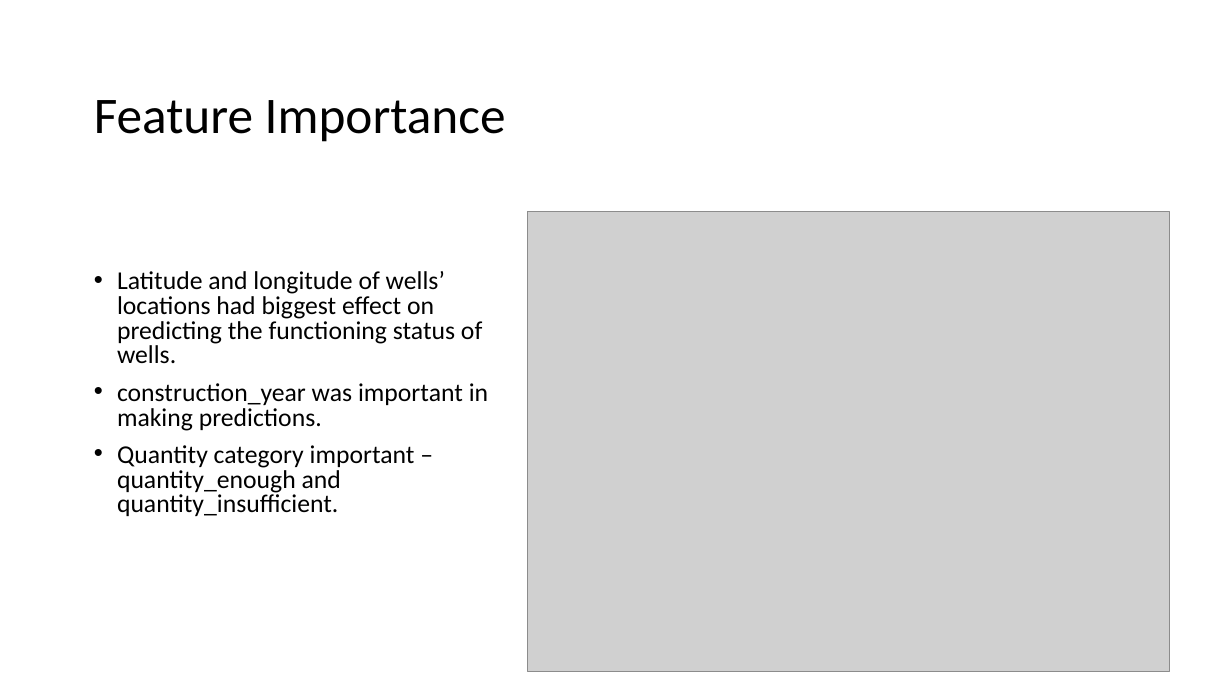
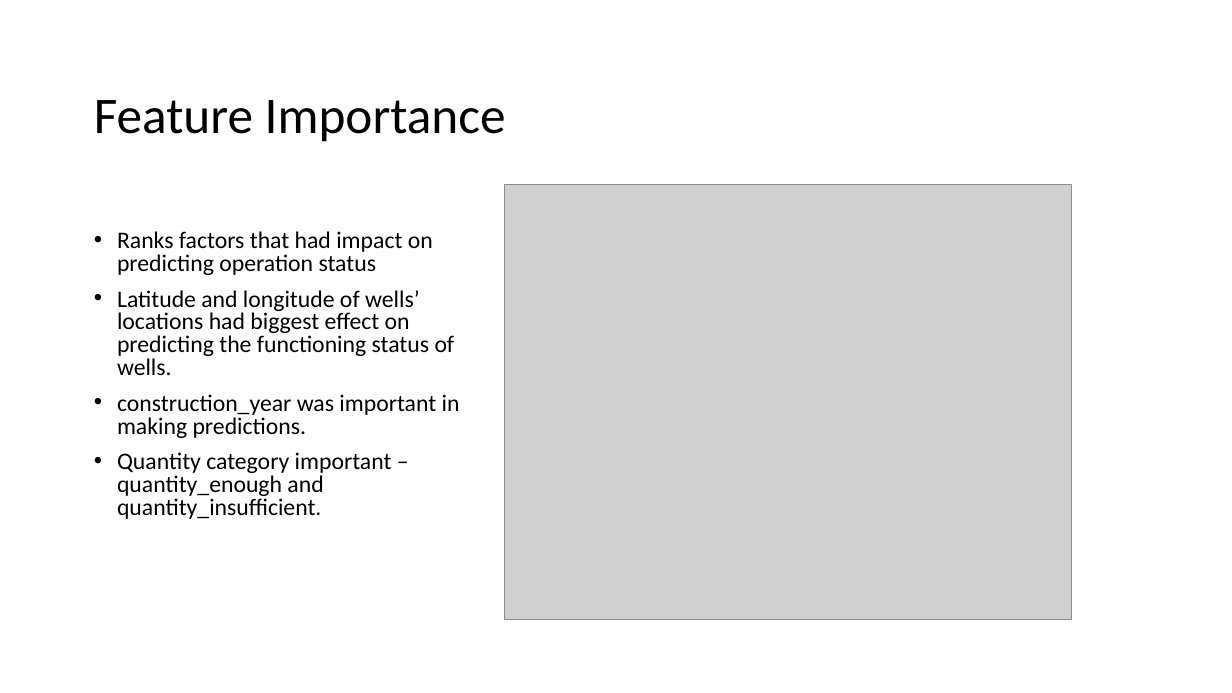
Before and after one commit to davidrtorres/Model-3-Tanzania-Water-Crisis, a slide deck: slide 5 of Presentation1.pptx (slide 9 before the commit). Drawn at 1232x693 pixels with LibreOffice and Linux fonts; fonts in the diff are those of the drawing; grey boxes stand for pictures. Boxes give left, top, right and bottom in pixels: in the first picture for what was removed or moved away, otherwise in the second. Text is boxed around its words. In the diff, an @@ line names an element or a change of style, - is before the commit and + after.

```diff
--- a/Presentation1.pptx
+++ b/Presentation1.pptx
@@ picture: place and size @@
-picture at box(528, 212, 1170, 671)
+picture at box(505, 185, 1071, 620)
@@ text at box(117, 231, 433, 275): paragraph added @@
+• Ranks factors that had impact on predicting operation status
@@ text at box(117, 290, 460, 519): size 20 to 18.5 pt in "Latitude and longitude of wells’ locations had ...", "construction_year was important in making predictions.", "Quantity category important – quantity_enough and quantity_i ..." @@
```
Also in this commit, not shown: 6 other slides changed, 3 slides added, 3 other files.
